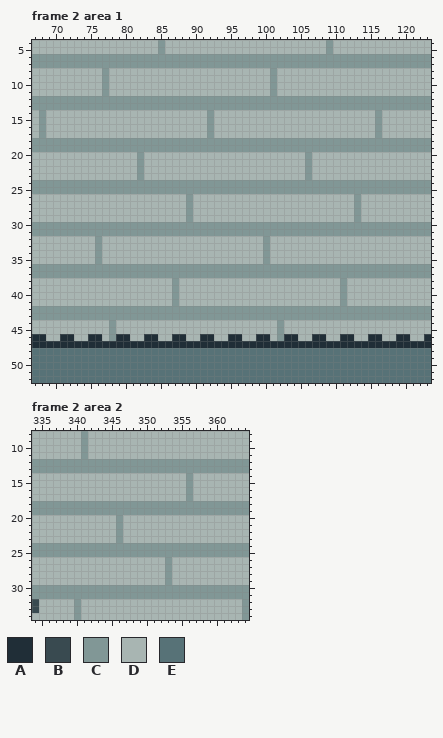
Pixel-art file, stored at assets/mockup.aseprite. Above, as it was before the edit.
480x456 pixels, 2 frames. Colours within 5 levels of each other are drawn and written as one. Shown: frame 2 area 1: x 67..123, y 4..52; frame 2 area 2: x 334..364, y 8..34. The commit also changed other frames or places, which this record leaves out.
Visible layers, top first: "Layer 1", "sling", "player", "props", "bg".
Palette (. is transparent): A #202e37  B #394a50  C #819796  D #a8b5b2  E #577277
Pixels before, frame 2 area 1 (only the part around the change), first column x 67:
 4 DDDDDDDDDDDDDDDDDDCDDDDDDDDDDDDDDDDDDDDDDDCDDDDDDDDDDDDDD
 5 DDDDDDDDDDDDDDDDDDCDDDDDDDDDDDDDDDDDDDDDDDCDDDDDDDDDDDDDD
 6 CCCCCCCCCCCCCCCCCCCCCCCCCCCCCCCCCCCCCCCCCCCCCCCCCCCCCCCCC
 7 CCCCCCCCCCCCCCCCCCCCCCCCCCCCCCCCCCCCCCCCCCCCCCCCCCCCCCCCC
 8 DDDDDDDDDDCDDDDDDDDDDDDDDDDDDDDDDDCDDDDDDDDDDDDDDDDDDDDDD
 9 DDDDDDDDDDCDDDDDDDDDDDDDDDDDDDDDDDCDDDDDDDDDDDDDDDDDDDDDD
10 DDDDDDDDDDCDDDDDDDDDDDDDDDDDDDDDDDCDDDDDDDDDDDDDDDDDDDDDD
11 DDDDDDDDDDCDDDDDDDDDDDDDDDDDDDDDDDCDDDDDDDDDDDDDDDDDDDDDD
12 CCCCCCCCCCCCCCCCCCCCCCCCCCCCCCCCCCCCCCCCCCCCCCCCCCCCCCCCC
13 CCCCCCCCCCCCCCCCCCCCCCCCCCCCCCCCCCCCCCCCCCCCCCCCCCCCCCCCC
14 DCDDDDDDDDDDDDDDDDDDDDDDDCDDDDDDDDDDDDDDDDDDDDDDDCDDDDDDD
15 DCDDDDDDDDDDDDDDDDDDDDDDDCDDDDDDDDDDDDDDDDDDDDDDDCDDDDDDD
16 DCDDDDDDDDDDDDDDDDDDDDDDDCDDDDDDDDDDDDDDDDDDDDDDDCDDDDDDD
17 DCDDDDDDDDDDDDDDDDDDDDDDDCDDDDDDDDDDDDDDDDDDDDDDDCDDDDDDD
18 CCCCCCCCCCCCCCCCCCCCCCCCCCCCCCCCCCCCCCCCCCCCCCCCCCCCCCCCC
19 CCCCCCCCCCCCCCCCCCCCCCCCCCCCCCCCCCCCCCCCCCCCCCCCCCCCCCCCC
20 DDDDDDDDDDDDDDDCDDDDDDDDDDDDDDDDDDDDDDDCDDDDDDDDDDDDDDDDD
21 DDDDDDDDDDDDDDDCDDDDDDDDDDDDDDDDDDDDDDDCDDDDDDDDDDDDDDDDD
22 DDDDDDDDDDDDDDDCDDDDDDDDDDDDDDDDDDDDDDDCDDDDDDDDDDDDDDDDD
23 DDDDDDDDDDDDDDDCDDDDDDDDDDDDDDDDDDDDDDDCDDDDDDDDDDDDDDDDD
24 CCCCCCCCCCCCCCCCCCCCCCCCCCCCCCCCCCCCCCCCCCCCCCCCCCCCCCCCC
25 CCCCCCCCCCCCCCCCCCCCCCCCCCCCCCCCCCCCCCCCCCCCCCCCCCCCCCCCC
26 DDDDDDDDDDDDDDDDDDDDDDCDDDDDDDDDDDDDDDDDDDDDDDCDDDDDDDDDD
27 DDDDDDDDDDDDDDDDDDDDDDCDDDDDDDDDDDDDDDDDDDDDDDCDDDDDDDDDD
28 DDDDDDDDDDDDDDDDDDDDDDCDDDDDDDDDDDDDDDDDDDDDDDCDDDDDDDDDD
29 DDDDDDDDDDDDDDDDDDDDDDCDDDDDDDDDDDDDDDDDDDDDDDCDDDDDDDDDD
30 CCCCCCCCCCCCCCCCCCCCCCCCCCCCCCCCCCCCCCCCCCCCCCCCCCCCCCCCC
31 CCCCCCCCCCCCCCCCCCCCCCCCCCCCCCCCCCCCCCCCCCCCCCCCCCCCCCCCC
32 DDDDDDDDDCDDDDDDDDDDDDDDDDDDDDDDDCDDDDDDDDDDDDDDDDDDDDDDD
33 DDDDDDDDDCDDDDDDDDDDDDDDDDDDDDDDDCDDDDDDDDDDDDDDDDDDDDDDD
34 DDDDDDDDDCDDDDDDDDDDDDDDDDDDDDDDDCDDDDDDDDDDDDDDDDDDDDDDD
35 DDDDDDDDDCDDDDDDDDDDDDDDDDDDDDDDDCDDDDDDDDDDDDDDDDDDDDDDD
36 CCCCCCCCCCCCCCCCCCCCCCCCCCCCCCCCCCCCCCCCCCCCCCCCCCCCCCCCC
37 CCCCCCCCCCCCCCCCCCCCCCCCCCCCCCCCCCCCCCCCCCCCCCCCCCCCCCCCC
38 DDDDDDDDDDDDDDDDDDDDCDDDDDDDDDDDDDDDDDDDDDDDCDDDDDDDDDDDD
39 DDDDDDDDDDDDDDDDDDDDCDDDDDDDDDDDDDDDDDDDDDDDCDDDDDDDDDDDD
40 DDDDDDDDDDDDDDDDDDDDCDDDDDDDDDDDDDDDDDDDDDDDCDDDDDDDDDDDD
41 DDDDDDDDDDDDDDDDDDDDCDDDDDDDDDDDDDDDDDDDDDDDCDDDDDDDDDDDD
42 CCCCCCCCCCCCCCCCCCCCCCCCCCCCCCCCCCCCCCCCCCCCCCCCCCCCCCCCC
43 CCCCCCCCCCCCCCCCCCCCCCCCCCCCCCCCCCCCCCCCCCCCCCCCCCCCCCCCC
44 DDDDDDDDDDDCDDDDDDDDDDDDDDDDDDDDDDDCDDDDDDDDDDDDDDDDDDDDD
45 DDDDDDDDDDDCDDDDDDDDDDDDDDDDDDDDDDDCDDDDDDDDDDDDDDDDDDDDD
46 AADDAADDAADCAADDAADDAADDAADDAADDAADCAADDAADDAADDAADDAADDA
47 AAAAAAAAAAAAAAAAAAAAAAAAAAAAAAAAAAAAAAAAAAAAAAAAAAAAAAAAA
48 EEEEEEEEEEEEEEEEEEEEEEEEEEEEEEEEEEEEEEEEEEEEEEEEEEEEEEEEE
49 EEEEEEEEEEEEEEEEEEEEEEEEEEEEEEEEEEEEEEEEEEEEEEEEEEEEEEEEE
50 EEEEEEEEEEEEEEEEEEEEEEEEEEEEEEEEEEEEEEEEEEEEEEEEEEEEEEEEE
51 EEEEEEEEEEEEEEEEEEEEEEEEEEEEEEEEEEEEEEEEEEEEEEEEEEEEEEEEE
52 EEEEEEEEEEEEEEEEEEEEEEEEEEEEEEEEEEEEEEEEEEEEEEEEEEEEEEEEE
Pixels before, frame 2 area 2, first column x 334:
 8 DDDDDDDCDDDDDDDDDDDDDDDDDDDDDDD
 9 DDDDDDDCDDDDDDDDDDDDDDDDDDDDDDD
10 DDDDDDDCDDDDDDDDDDDDDDDDDDDDDDD
11 DDDDDDDCDDDDDDDDDDDDDDDDDDDDDDD
12 CCCCCCCCCCCCCCCCCCCCCCCCCCCCCCC
13 CCCCCCCCCCCCCCCCCCCCCCCCCCCCCCC
14 DDDDDDDDDDDDDDDDDDDDDDCDDDDDDDD
15 DDDDDDDDDDDDDDDDDDDDDDCDDDDDDDD
16 DDDDDDDDDDDDDDDDDDDDDDCDDDDDDDD
17 DDDDDDDDDDDDDDDDDDDDDDCDDDDDDDD
18 CCCCCCCCCCCCCCCCCCCCCCCCCCCCCCC
19 CCCCCCCCCCCCCCCCCCCCCCCCCCCCCCC
20 DDDDDDDDDDDDCDDDDDDDDDDDDDDDDDD
21 DDDDDDDDDDDDCDDDDDDDDDDDDDDDDDD
22 DDDDDDDDDDDDCDDDDDDDDDDDDDDDDDD
23 DDDDDDDDDDDDCDDDDDDDDDDDDDDDDDD
24 CCCCCCCCCCCCCCCCCCCCCCCCCCCCCCC
25 CCCCCCCCCCCCCCCCCCCCCCCCCCCCCCC
26 DDDDDDDDDDDDDDDDDDDCDDDDDDDDDDD
27 DDDDDDDDDDDDDDDDDDDCDDDDDDDDDDD
28 DDDDDDDDDDDDDDDDDDDCDDDDDDDDDDD
29 DDDDDDDDDDDDDDDDDDDCDDDDDDDDDDD
30 CCCCCCCCCCCCCCCCCCCCCCCCCCCCCCC
31 CCCCCCCCCCCCCCCCCCCCCCCCCCCCCCC
32 BDDDDDCDDDDDDDDDDDDDDDDDDDDDDDC
33 BDDDDDCDDDDDDDDDDDDDDDDDDDDDDDC
34 DDDDDDCDDDDDDDDDDDDDDDDDDDDDDDC
The result:
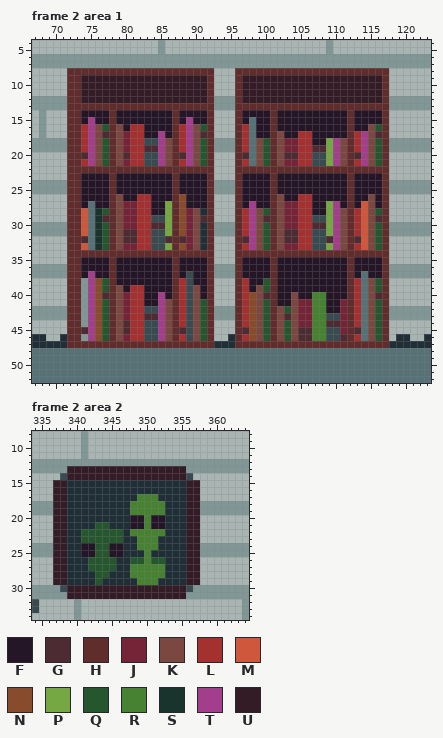
Colours new in this view: F #241527  G #4d2b32  H #602c2c  J #752438  K #7a4841  L #a53030  M #cf573c  N #884b2b  P #75a743  Q #25562e  R #468232  S #19332d  T #a23e8c  U #341c27
The exact change:
layer "bookcase" now shown
Changed rows in their new state; - is an unchanged pixel.
Frame 2 area 1, layer "bookcase":
first column x 72:
 8 HHHHHHHHHHHHHHHHHHHHH---HHHHHHHHHHHHHHHHHHHHHH
 9 HHUUUUUUUUUUUUUUUUUUH---HUUUUUUUUUUUUUUUUUUUUH
10 HHUUUUUUUUUUUUUUUUUUH---HUUUUUUUUUUUUUUUUUUUUH
11 HHUUUUUUUUUUUUUUUUUUH---HUUUUUUUUUUUUUUUUUUUUH
12 HHUUUUUUUUUUUUUUUUUUH---HUUUUUUUUUUUUUUUUUUUUH
13 HHHHHHHHHHHHHHHHHHHHH---HHHHHHHHHHHHHHHHHHHHHH
14 HHFFFFHFFFFFFFFHFFFFH---HFFFFHFFFFFFFFFFHFFFFH
15 HHFTFFHFFFFFFFFHFTFFH---HFEFFHFFFFFFFFFFHFFFFH
16 HHLTKQHKFLLFFFFHLTKQH---HLEFFHFFFFFFFFFFHFFKQH
17 HHLTKGHKJLLFFTFHLTKGH---HLEFFHKFFLLFFFFFHLTKGH
18 HHLTKQHKJLLBBTKHLTKQH---HLEKQHKJJLLFFPTKHLTKQH
19 HHLTKQHKJLLGGTKHLTKQH---HLEKQHKJJLLGGPTKHLTKQH
20 HHGTKQHKGLLBBTKHGTKQH---HGEKQHKGGLLBBPTKHGTKQH
21 HHLTKQHKJLLBBTKHLTKQH---HLEKQHKJJLLBBPTKHLTKQH
22 HHHHHHHHHHHHHHHHHHHHH---HHHHHHHHHHHHHHHHHHHHHH
23 HHFFFFHFFFFFFFFHFFFFH---HFFFFHFFFFFFFFFFHFFFFH
24 HHFFFFHFFFFFFFFHFFFFH---HFFFFHFFFFFFFFFFHFFFFH
25 HHFFFFHFFFFFFFFHFFFFH---HFFFFHFFFFFFFFFFHFFFFH
26 HHFFFFHKFFLLFFFHNFFFH---HFFFFHKFFLLFFFFFHFFKFH
27 HHFEFFHKJJLLFFPHNFFFH---HFTFFHKJJLLFFPTFHFMKFH
28 HHMESQHKJJLLFFPHNJKAH---HLTKQHKJJLLFFPTKHLMKQH
29 HHMESGHKJJLLBBPHNJKGH---HLTKGHKJJLLBBPTKHLMKGH
30 HHMESQHKJJLLGGPHNJKAH---HLTKQHKJJLLGGPTKHLMKQH
31 HHMESQHKGGLLBBPHNJKAH---HLTKQHKGGLLBBPTKHLMKQH
32 HHGESQHKGGLLBBGHGJKAH---HGTKQHKGGLLBBGTKHGMKQH
33 HHMESQHKJJLLBBPHNJKAH---HLTKQHKJJLLBBPTKHLMKQH
34 HHHHHHHHHHHHHHHHHHHHH---HHHHHHHHHHHHHHHHHHHHHH
35 HHFFFFHFFFFFFFFHFFFFH---HFFFFHFFFFFFFFFFHFFFFH
36 HHFFFFHFFFFFFFFHFFFFH---HFFFFHFFFFFFFFFFHFFFFH
37 HHFTFFHFFFFFFFFHFBFFH---HFFFFHFFFFFFFFFFHFEFFH
38 HHCTNQHFFFFFFFFHLBFFH---HLFFQHFFFFFFFFFFHLEKQH
39 HHCTNQHKFLLFFFFHLBKFH---HLFKQHFFFFFFFFFFHLEKQH
40 HHCTNGHKJLLFFTFHLBKFH---HLNKGHFFKFFRRFFFHLEKGH
41 HHCTNQHKJLLFFTKHLBKQH---HLNKQHFFKJJRRFFJHLEKQH
42 HH-TNQHKJLLBBTKHLBKQH---HLNKQHKQKJJRRFFJHLEKQH
43 HH-TNQHKJLLGGTKHLBKQH---HLNKQHKGKJJRRBBJHLEKQH
44 HHCTNQHKGLLBBTKHLBKQH---HLNKQHKQKJJRRGGJHLEKQH
45 HHGTNQHKGLLBBTKHGBKQH---HGNKQHKQKGGRRBBJHGEKQH
46 HHCTNQHKJLLBBTKHLBKQH---HLNKQHKQKGGRRBBGHLEKQH
47 HHHHHHHHHHHHHHHHHHHHH---HHHHHHHHHHHHHHHHHHHHHH
Frame 2 area 2, layer "bookcase":
first column x 337:
13 --UUUUUUUUUUUUUUUUU--
14 -BUUUUUUUUUUUUUUUUUB-
15 UUAAAAAAAAAAAAAAAAAUU
16 UUAAAAAAAAAAAAAAAAAUU
17 UUAAAAAAAAAARRRAAAAUU
18 UUAAAAAAAAARRRRRAAAUU
19 UUAAAAAAAAARRRRRAAAUU
20 UUAAAAAAAAAFFRFFAAAUU
21 UUAAAAQQAAAFFRFFAAAUU
22 UUAAQQQQQQARRRRRAAAUU
23 UUAAQQQQQQAARRRAAAAUU
24 UUAAFFQQFFAARRRAAAAUU
25 UUAAFFQQFFAAARAAAAAUU
26 UUAAAQQQQAAQQRQQAAAUU
27 UUAAAQQQQAARRRRRAAAUU
28 UUAAAAQQAAARRRRRAAAUU
29 UUAAAAQAAAAARRRAAAAUU
30 -BUUUUUUUUUUUUUUUUUB-
31 --UUUUUUUUUUUUUUUUU--
